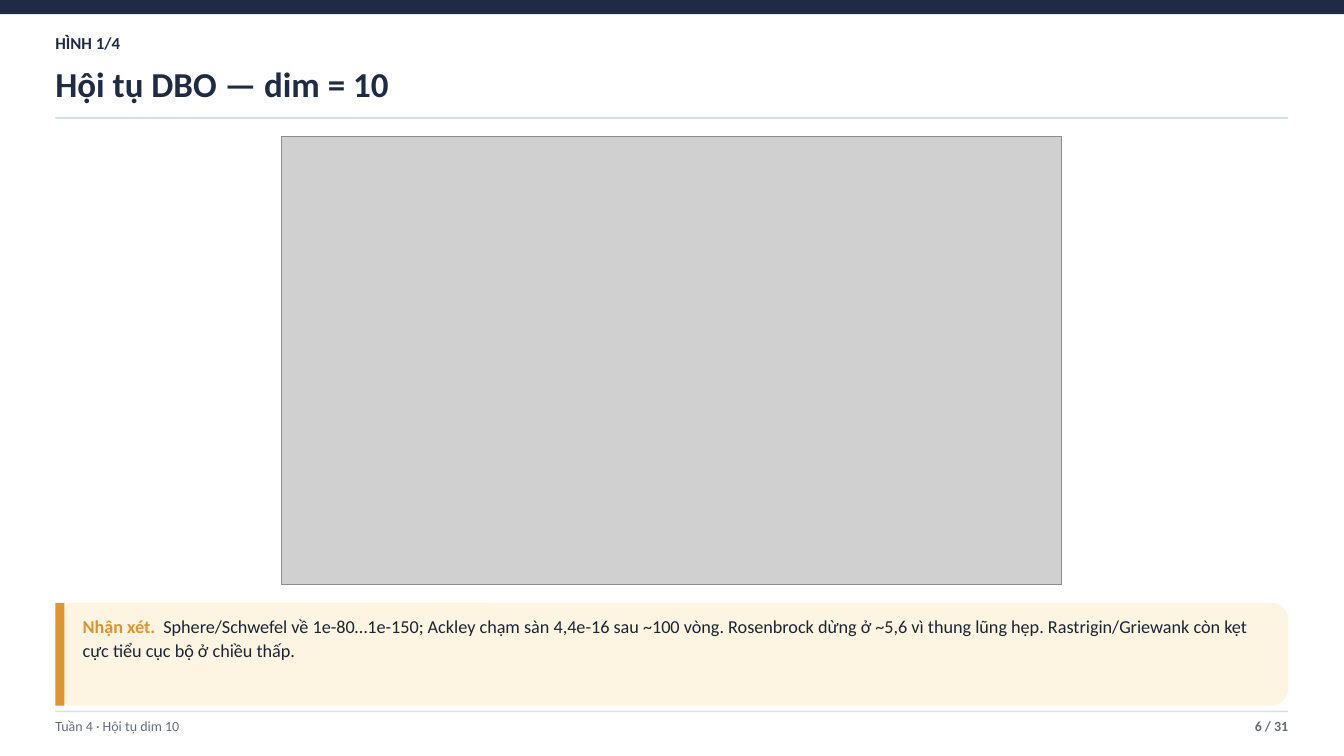
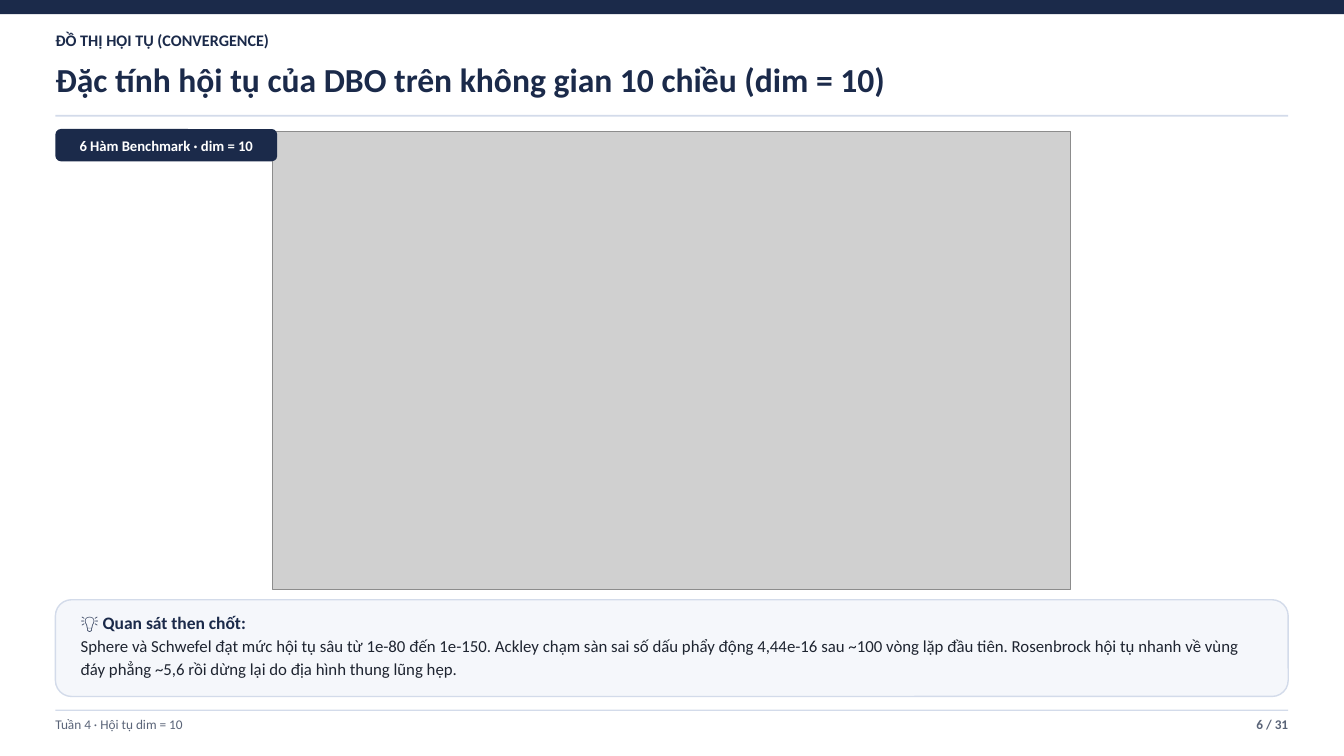
Before and after one commit to duylequang2303/DBO_heathcare, a slide deck: slide 6 of docs/Slide_Tuan_4_5_6_DBO_IDBO.pptx. Drawn at 1344x756 pixels with LibreOffice and Linux fonts; fonts in the diff are those of the drawing; grey boxes stand for pictures. Boxes give left, top, right and bottom in pixels: in the first picture for what was removed or moved away, otherwise in the second. Text is boxed around its words. In the diff, an @@ line names an element or a change of style, - is before the commit and + after.

```diff
--- a/docs/Slide_Tuan_4_5_6_DBO_IDBO.pptx
+++ b/docs/Slide_Tuan_4_5_6_DBO_IDBO.pptx
@@ text at (55,33,268,49): text changed; size 12 to 11.5 pt; text colour #1F2A44 to #1B2A4A @@
-HÌNH 1/4
+ĐỒ THỊ HỘI TỤ (CONVERGENCE)
@@ text at (55,66,884,98): text changed; size 25 to 24 pt; text colour #1F2A44 to #1B2A4A @@
-Hội tụ DBO — dim = 10
+Đặc tính hội tụ của DBO trên không gian 10 chiều (dim = 10)
@@ rectangle at (55,115,1289,117): fill #D8DFEC to #D3DBEA @@
@@ rounded rectangle added at (55,129,277,161), fill #1B2A4A @@
@@ text added at (80,140,253,151), 10.5 pt, text #FFFFFF, bold @@
+6 Hàm Benchmark · dim = 10
@@ picture: place and size @@
-picture at (281,136,1062,585)
+picture at (273,131,1071,590)
@@ rounded rectangle: place and size @@
-rounded rectangle at (55,603,1289,706)
+rounded rectangle at (55,600,1289,697)
@@ rounded rectangle at (55,600,1289,697): fill #FDF4E2 to #F5F7FB; outline none to #D3DBEA 1 pt @@
@@ rectangle removed at (55,603,65,706) @@
@@ text at (81,615,1238,678): text changed; size 13 to 12 pt; text colour #1C2333 to #1E2430 @@
-Nhận xét. Sphere/Schwefel về 1e-80…1e-150; Ackley chạm sàn 4,4e-16 sau ~100 vòng. Rosenbrock dừng ở ~5,6 vì thung lũng hẹp. Rastrigin/Griewank còn kẹt cực tiểu cục bộ ở chiều thấp.
+💡 Quan sát then chốt:
+Sphere và Schwefel đạt mức hội tụ sâu từ 1e-80 đến 1e-150. Ackley chạm sàn sai số dấu phẩy động 4,44e-16 sau ~100 vòng lặp đầu tiên. Rosenbrock hội tụ nhanh về vùng đáy phẳng ~5,6 rồi dừng lại do địa hình thung lũng hẹp.
@@ text at (55,719,182,731): text changed; size 10 to 9.5 pt; text colour #646C7E to #5A6478 @@
-Tuần 4 · Hội tụ dim 10
+Tuần 4 · Hội tụ dim = 10
@@ text "6 / 31" at (1256,720,1288,729): size 10 to 9.5 pt, text colour #646C7E to #5A6478 @@
```
Also in this commit, not shown: 25 other slides changed, 5 slides added, 5 slides removed, 9 other files.
